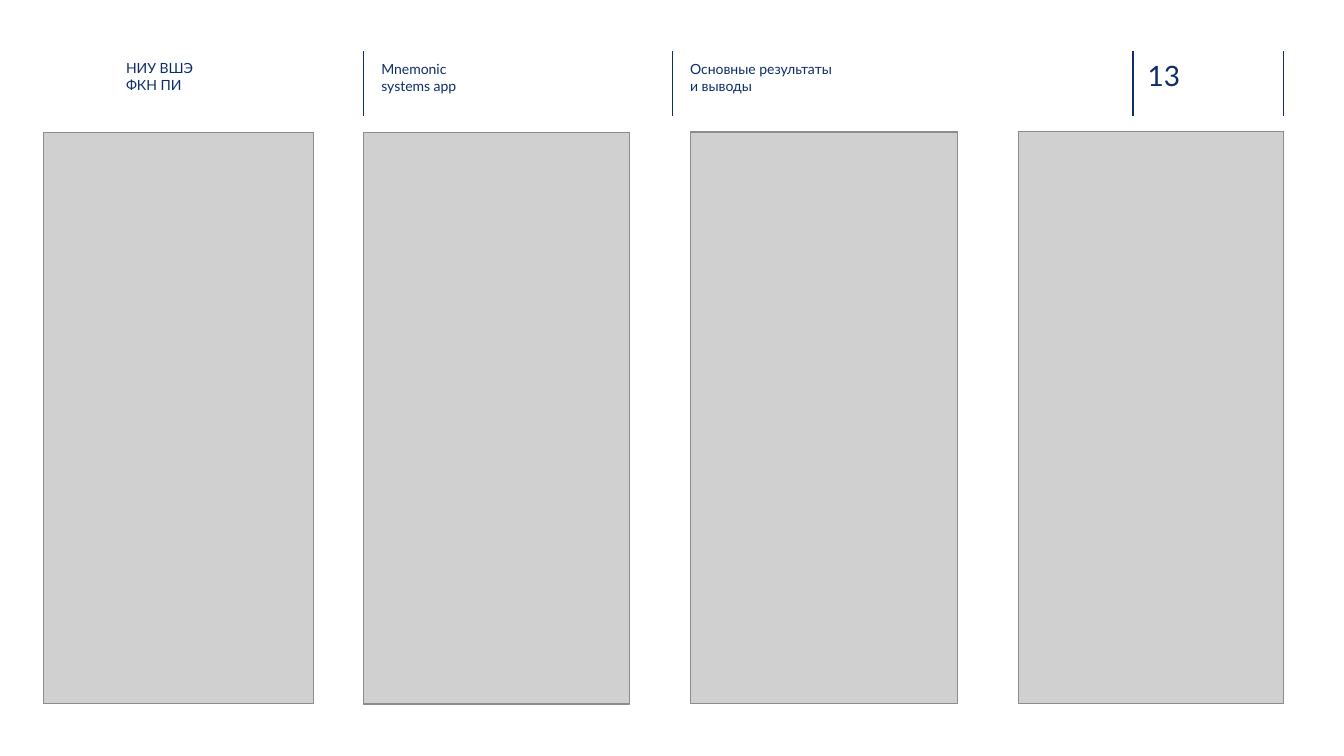
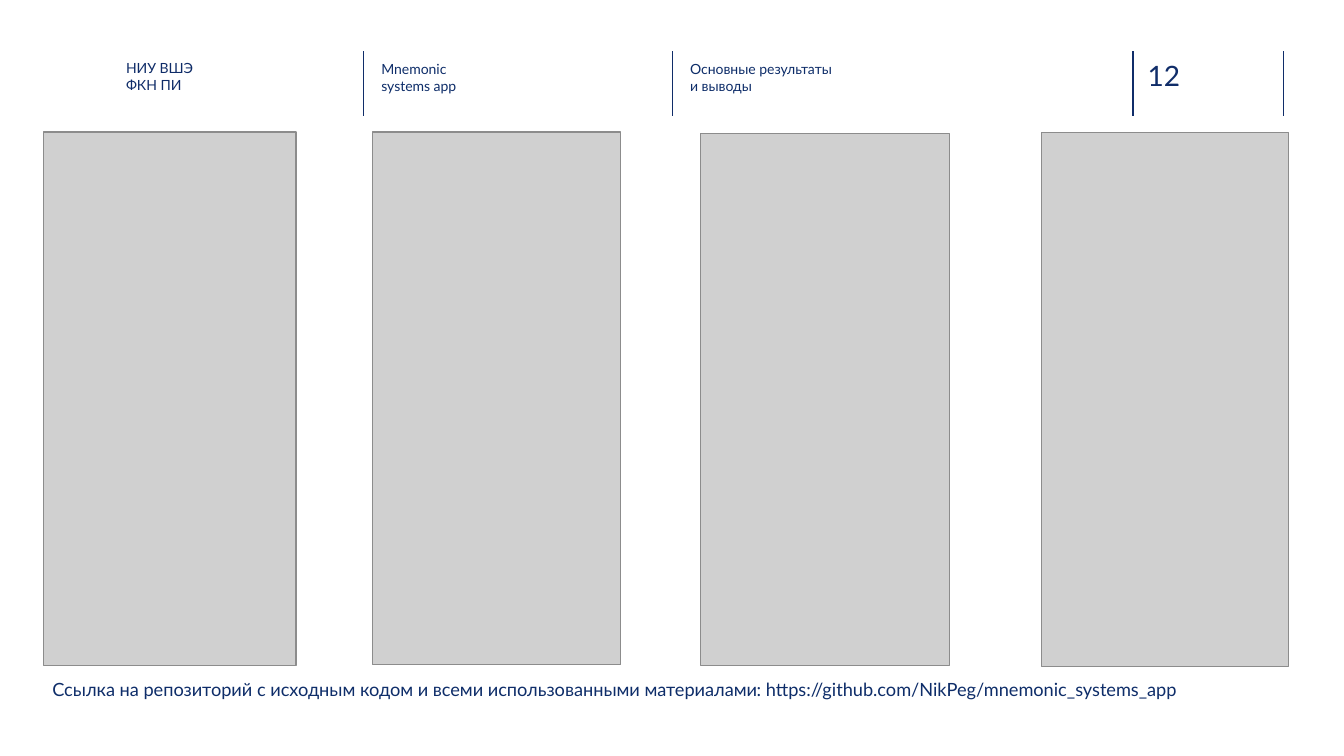
Before and after one commit to NikPeg/mnemonic_systems_app, a slide deck: slide 12 of Итоговые документы/presentation.pptx (slide 13 before the commit). Drawn at 1344x756 pixels with LibreOffice and Linux fonts; fonts in the diff are those of the drawing; grey boxes stand for pictures; background and template pictures are left out. Boxes give left, top, right and bottom in pixels: in the first picture for what was removed or moved away, otherwise in the second. Text is boxed around its words. In the diff, an @@ line names an element or a change of style, - is before the commit and + after.

```diff
--- a/Итоговые документы/presentation.pptx
+++ b/Итоговые документы/presentation.pptx
@@ page number at box(1148, 65, 1181, 86): text changed @@
-13
+12
@@ picture: place and size @@
-picture at box(43, 132, 314, 704)
+picture at box(43, 132, 295, 665)
@@ picture: place and size @@
-picture at box(363, 133, 629, 705)
+picture at box(372, 132, 621, 665)
@@ picture: place and size @@
-picture at box(691, 132, 959, 704)
+picture at box(701, 133, 950, 665)
@@ picture: place and size @@
-picture at box(1018, 131, 1284, 703)
+picture at box(1042, 132, 1290, 666)
@@ text added at box(52, 682, 1177, 700), 13 pt, text #0E2D69 @@
+Ссылка на репозиторий с исходным кодом и всеми использованными материалами: https://github.com/NikPeg/mnemonic_systems_app
```
Also in this commit, not shown: 5 other slides changed, 1 slide added, 1 slide removed.
